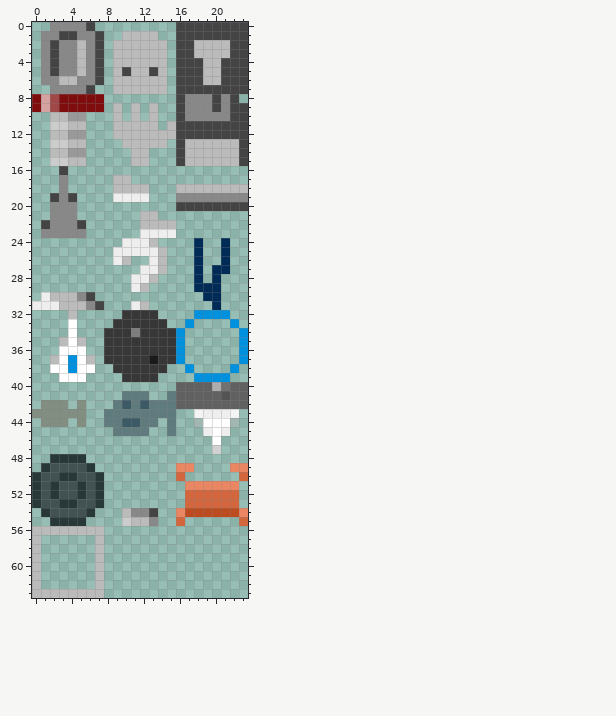
Edited in one commit: pixel-art sprite (assets/img/objects.png). That is the earlier state.
The file is 24x64 pixels. Pixels under 10% opacity are left out. Colours within 5 levels of each other are drawn and written as one.
After the commit:
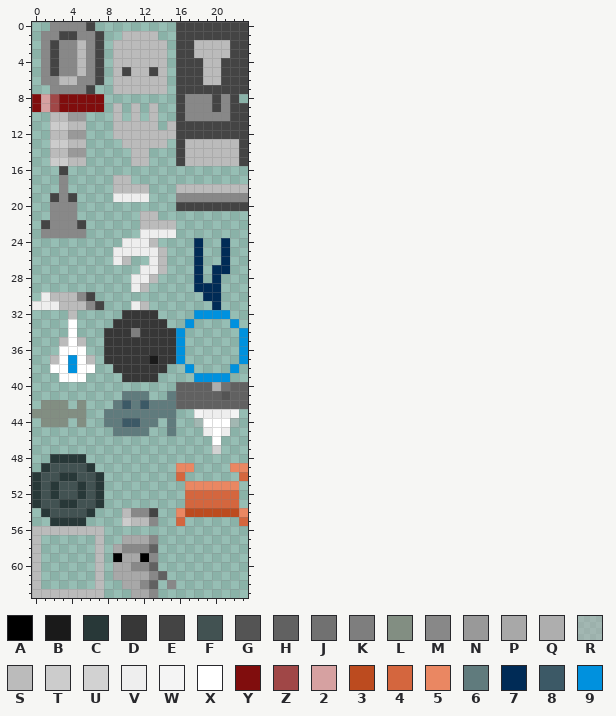
Palette (. is transparent): A #000000  B #1a1a1a  C #283838  D #373737  E #444444  F #425252  G #545454  H #616161  J #717171  K #7e7e7e  L #828e82  M #888888  N #999999  P #a8a8a8  Q #aeaeae  R #b0b0b077  S #bbbbbb  T #cccccc  U #d2d2d2  V #eeeeee  W #f4f4f4  X #ffffff  Y #800d0d  Z #a04747  2 #d6a1a1  3 #bc4b1f  4 #d4663e  5 #ea8762  6 #607b7d  7 #002b56  8 #3c5966  9 #0091de
Edits made:
@@ x 7..17 @@
 56 S..........
-57 S..........
-58 S..........
-59 S..........
-60 S..........
-61 S..........
-62 S..........
-63 S..........
+57 S..PPPM....
+58 S.PMMMH....
+59 S.APPAM....
+60 S.PPMMH....
+61 S.PPPPMH...
+62 S..PPMH.M..
+63 S...PPM....
Changed places in both pictures, as pixel boxes (x1, y1, x2, y2):
added: (113, 535, 176, 598)
